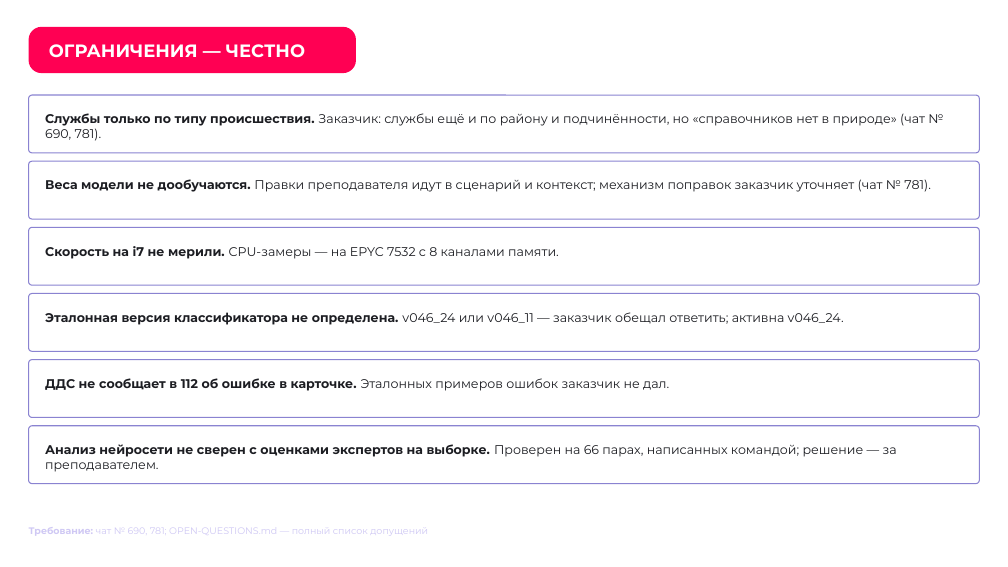
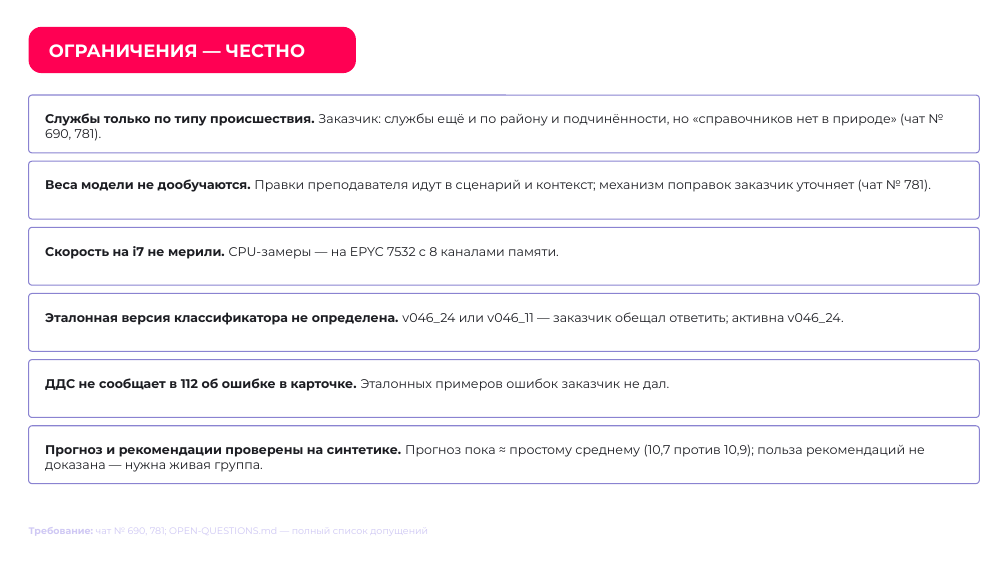
Before and after one commit to Den4ikAI/arm112-trainer_final, a slide deck: slide 23 of docs/презентация.pptx. Drawn at 1008x567 pixels with LibreOffice and Linux fonts; fonts in the diff are those of the drawing; background and template pictures are left out. Boxes give left, top, right and bottom in pixels: in the first picture for what was removed or moved away, otherwise in the second. Text is boxed around its words. In the diff, an @@ line names an element or a change of style, - is before the commit and + after.

```diff
--- a/docs/презентация.pptx
+++ b/docs/презентация.pptx
@@ text at bbox=[45, 444, 925, 472]: text changed @@
-Анализ нейросети не сверен с оценками экспертов на выборке. Проверен на 66 парах, написанных командой; решение — за преподавателем.
+Прогноз и рекомендации проверены на синтетике. Прогноз пока ≈ простому среднему (10,7 против 10,9); польза рекомендаций не доказана — нужна живая группа.
```
Also in this commit, not shown: 9 other slides changed, 2 other files.
